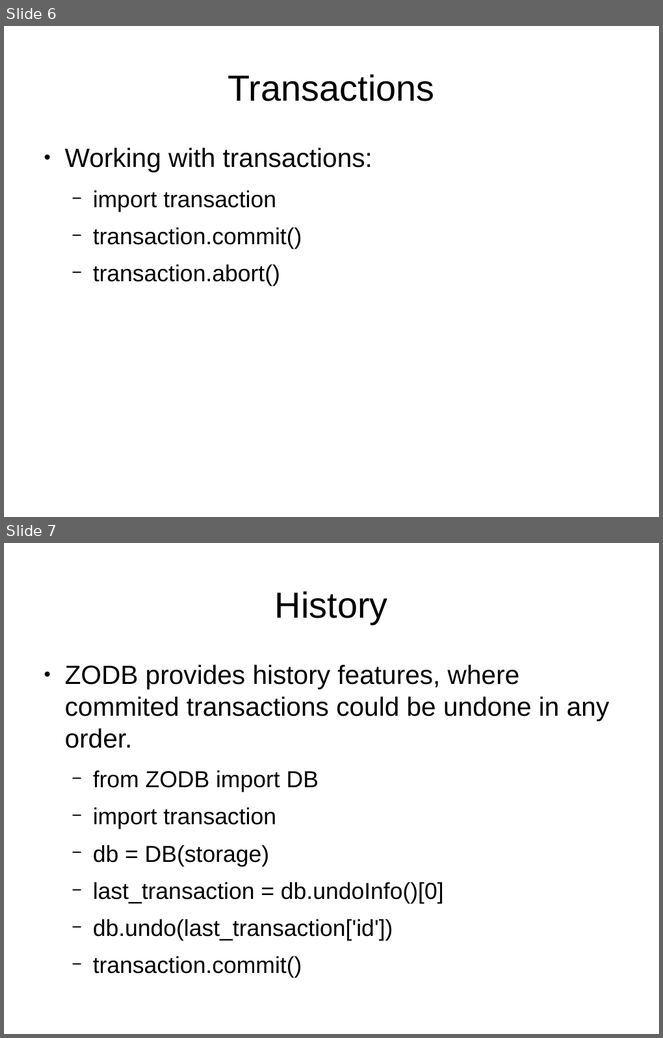
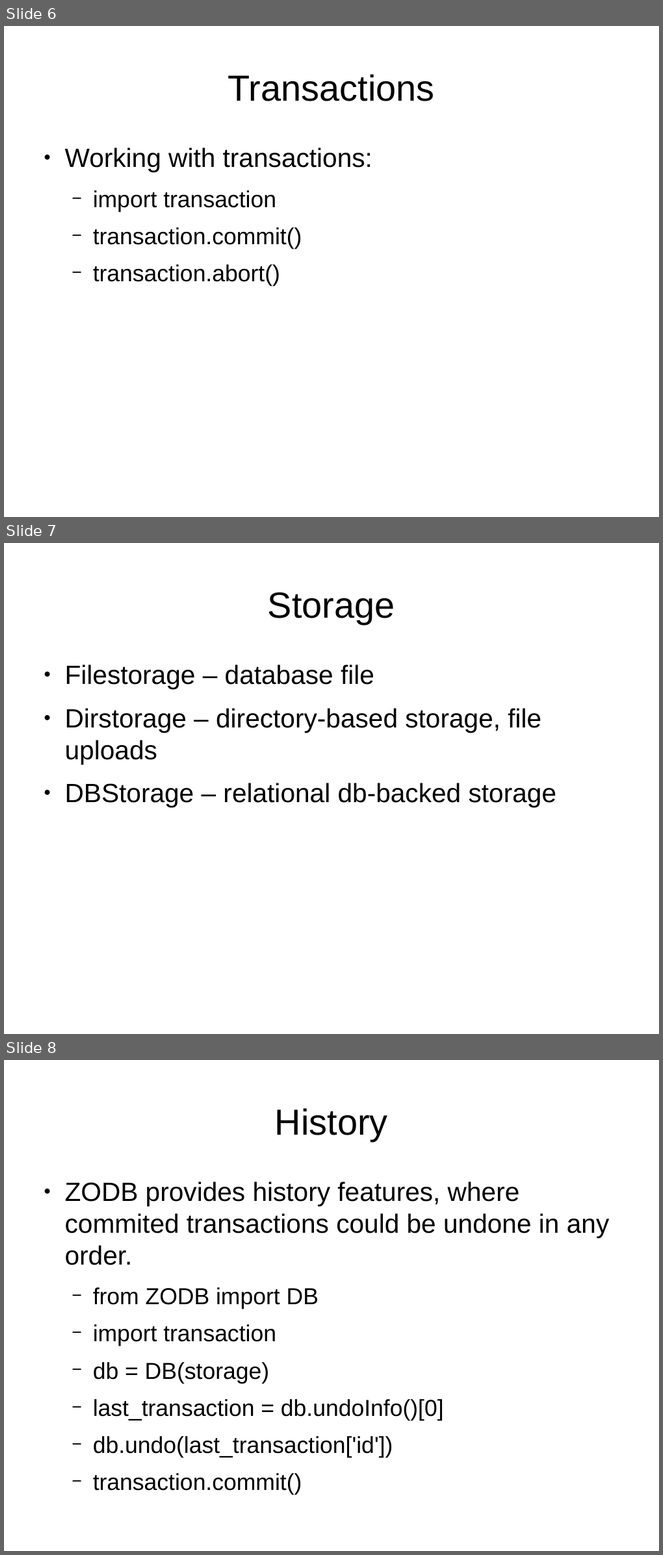
Before and after one commit to avolkov/ZODB-talk, a slide deck: media/presentation.odp. Shown one above the other, each under a label of ours: slides 6 and 7 before the commit, slides 6, 7 and 8 after it. The pictures are 663x1038 and 663x1555 pixels, drawn with LibreOffice and Linux fonts; fonts in the diff are those of the drawing. Boxes give left, top, right and bottom in pixels: in the first picture for what was removed or moved away, otherwise in the second. Text is boxed around its words. In the diff, an @@ line names an element or a change of style, - is before the commit and + after.

```diff
--- a/media/presentation.odp
+++ b/media/presentation.odp
@@ slide 7 added at [4,543,659,1034], background #FFFFFF @@
@@ title added at [268,592,395,624], 44 pt, text #000000 @@
+Storage
@@ text added at [65,665,556,808], 32 pt, text #000000 @@
+● Filestorage – database file
+● Dirstorage – directory-based storage, file uploads
+● DBStorage – relational db-backed storage
@@ what was slide 7 is now slide 8 @@
```
Also in this commit, not shown: 1 other slide added, 1 other file.
